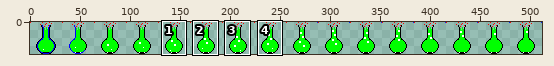
Sprite sheet, stored at LabyrinthContent/Sprites/flask.png. The picture above shows the old version from afar; the outline marks the close-up.
Close-up. Old version:
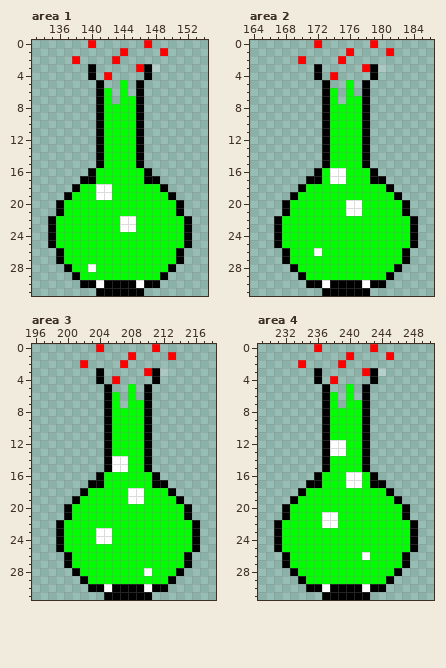
The file is 512x32 pixels. Pixels under 10% opacity are left out. Colours within 5 levels of each other are drawn and written as one. Shown: area 1: x 133..154, y 0..31; area 2: x 164..186, y 0..31; area 3: x 196..218, y 0..31; area 4: x 229..250, y 0..31. The commit also changed other parts of the picture, which this record leaves out.
And afterwards:
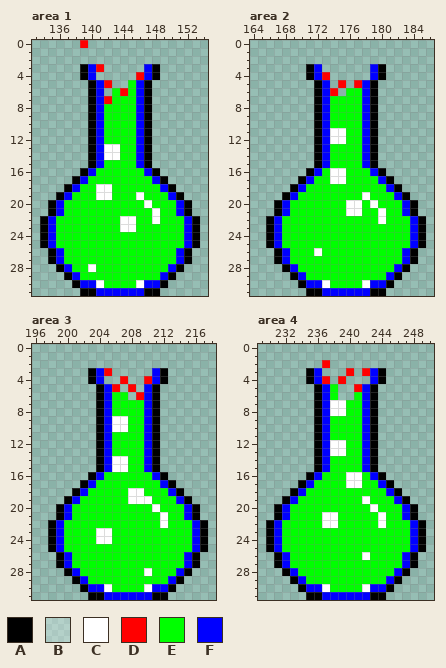
Palette (. is transparent): A #000000  B #ffffff49  C #ffffff  D #ff0000  E #00ff00  F #0000ff
Changes in this commit:
Changed rows in their new state; - is an unchanged pixel.
Area 1:
first column x 134:
 0 -----D.------.------
 1 ----------.----.----
 2 ----.----.----------
 3 -----AFD----.FA-----
 4 -----AF-.---DFA-----
 5 ------AFD-.EFA------
 6 ------AF.EDEFA------
 7 ------AFDE--FA------
 8 ------AF----FA------
 9 ------AF----FA------
10 ------AF----FA------
11 ------AF----FA------
12 ------AF----FA------
13 ------AFCC--FA------
14 ------AFCC--FA------
15 ------AF----FA------
16 -----AF------FA-----
17 ----AFE------EFA----
18 ---AF----------FA---
19 --AF--------C---FA--
20 -AF----------C---FA-
21 -AF-----------C--FA-
22 AF------------C---FA
23 AF----------------FA
24 AF----------------FA
25 AF----------------FA
26 -AF--------------FA-
27 -AF--------------FA-
28 --AF------------FA--
29 ---AF----------FA---
30 ----AFF-EEEE-FFA----
31 -----AAFFFFFFAA-----
Area 2:
first column x 166:
 0 ------.------.------
 1 ----------.----.----
 2 ----.----.----------
 3 -----AF-----.FA-----
 4 -----AFD.----FA-----
 5 ------AF-D.DFA------
 6 ------AFD--EFA------
 7 ------AF-E--FA------
 8 ------AF----FA------
 9 ------AF----FA------
10 ------AF----FA------
11 ------AFCC--FA------
12 ------AFCC--FA------
13 ------AF----FA------
14 ------AF----FA------
15 ------AF----FA------
16 -----AF------FA-----
17 ----AFE------EFA----
18 ---AF----------FA---
19 --AF--------C---FA--
20 -AF----------C---FA-
21 -AF-----------C--FA-
22 AF------------C---FA
23 AF----------------FA
24 AF----------------FA
25 AF----------------FA
26 -AF--------------FA-
27 -AF--------------FA-
28 --AF------------FA--
29 ---AF----------FA---
30 ----AFF-EEEE-FFA----
31 -----AAFFFFFFAA-----
Area 3:
first column x 198:
 0 ------.------.------
 1 ----------.----.----
 2 ----.----.----------
 3 -----AFD----.FA-----
 4 -----AF-.D--DFA-----
 5 ------AFD-D-FA------
 6 ------AF-E.DFA------
 7 ------AF-E--FA------
 8 ------AF----FA------
 9 ------AFCC--FA------
10 ------AFCC--FA------
11 ------AF----FA------
12 ------AF----FA------
13 ------AF----FA------
14 ------AF----FA------
15 ------AF----FA------
16 -----AF------FA-----
17 ----AFE------EFA----
18 ---AF----------FA---
19 --AF--------C---FA--
20 -AF----------C---FA-
21 -AF-----------C--FA-
22 AF------------C---FA
23 AF----------------FA
24 AF----------------FA
25 AF----------------FA
26 -AF--------------FA-
27 -AF--------------FA-
28 --AF------------FA--
29 ---AF----------FA---
30 ----AFF-EEEE-FFA----
31 -----AAFFFFFFAA-----
Area 4:
first column x 230:
 0 ------.------.------
 1 ----------.----.----
 2 ----.--D-.----------
 3 -----AF---D--FA-----
 4 -----AFD.D---FA-----
 5 ------AFE-.DFA------
 6 ------AF--.EFA------
 7 ------AFCC--FA------
 8 ------AFCC--FA------
 9 ------AF----FA------
10 ------AF----FA------
11 ------AF----FA------
12 ------AF----FA------
13 ------AF----FA------
14 ------AF----FA------
15 ------AF----FA------
16 -----AF------FA-----
17 ----AFE------EFA----
18 ---AF----------FA---
19 --AF--------C---FA--
20 -AF----------C---FA-
21 -AF-----------C--FA-
22 AF------------C---FA
23 AF----------------FA
24 AF----------------FA
25 AF----------------FA
26 -AF--------------FA-
27 -AF--------------FA-
28 --AF------------FA--
29 ---AF----------FA---
30 ----AFF-EEEE-FFA----
31 -----AAFFFFFFAA-----
Boxes around the changes in both close-ups, in picture pixels (x1, y1, x2, y2):
changed: (40, 40, 200, 296)
changed: (266, 40, 426, 296)
changed: (48, 344, 208, 600)
changed: (266, 344, 426, 600)
